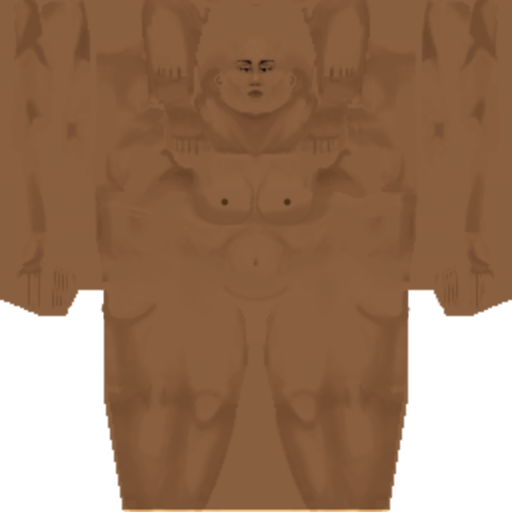
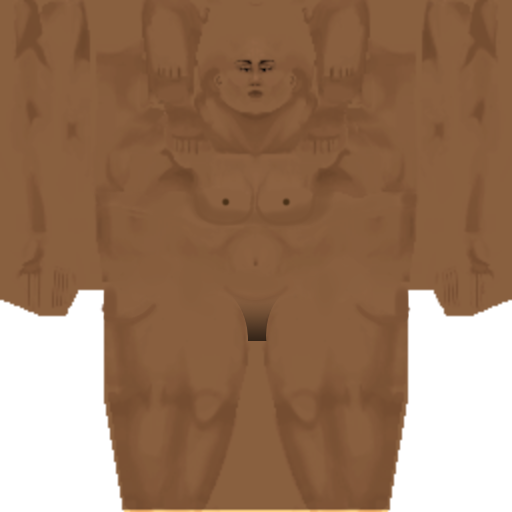
Comparing the layer stacks of the two 512px x 512px images. Changes:
painted on "ass" over (100, 286, 411, 327)
painted on "nipple copy" over (220, 197, 292, 207)
added layer "vagina copy #1" above "boob" over (233, 296, 279, 341)
